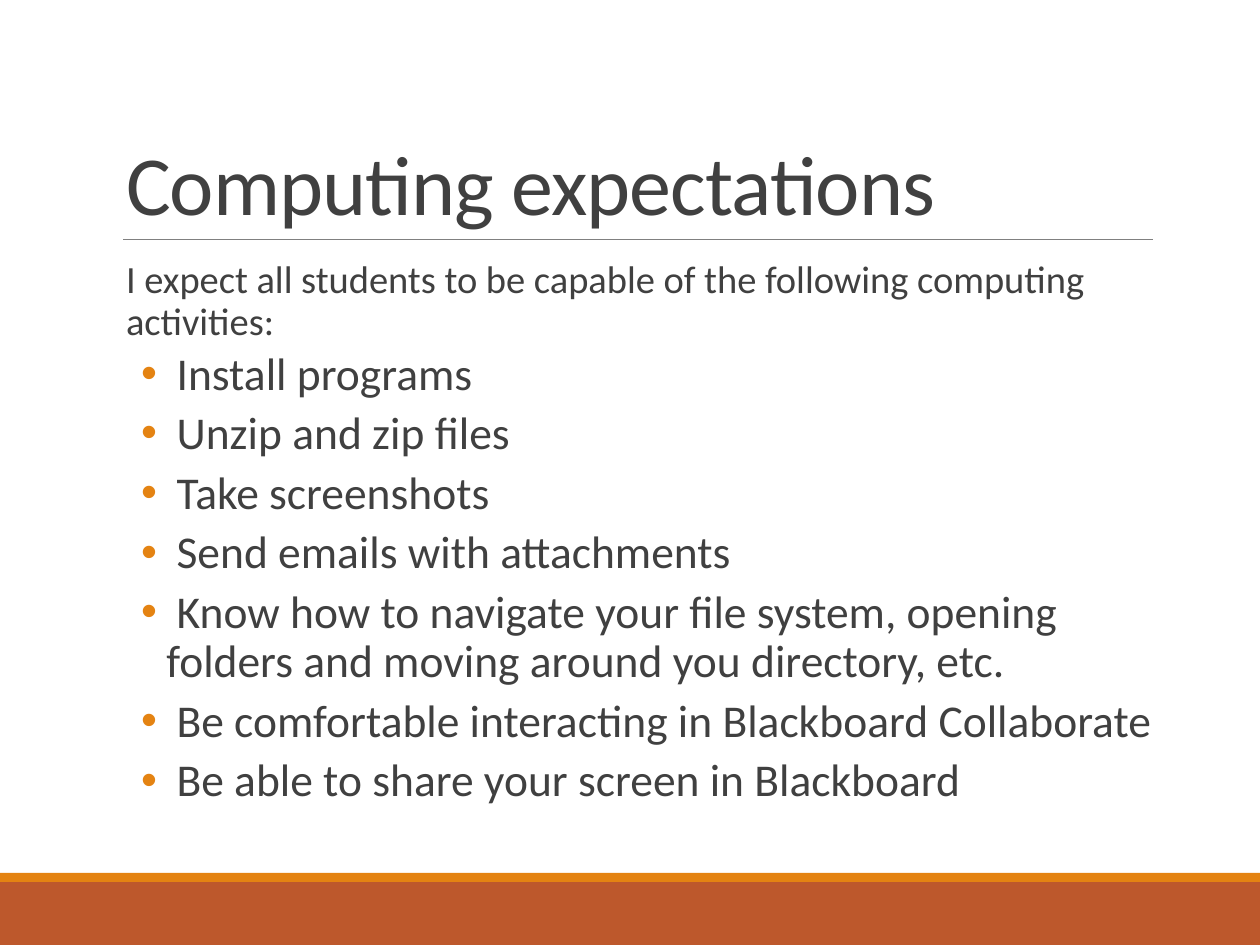
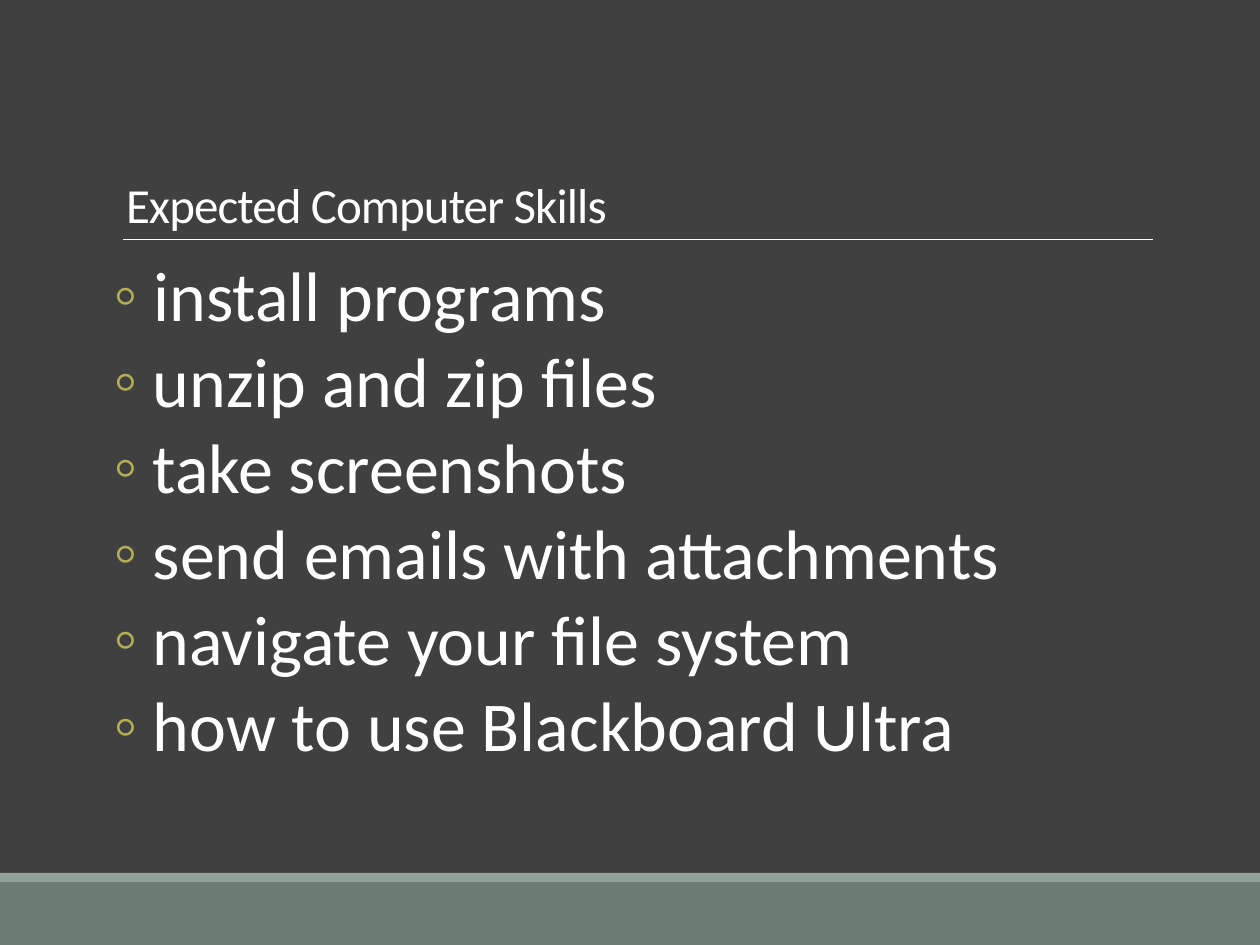
Before and after one commit to elliewix/IS-452-Spring2019, a slide deck: slide 13 of SUMMER2018-Lectures/IS452Fall2017Week01.pptx (slide 11 before the commit). Drawn at 1260x945 pixels with LibreOffice and Linux fonts; fonts in the diff are those of the drawing. Boxes give left, top, right and bottom in pixels: in the first picture for what was removed or moved away, otherwise in the second. Text is boxed around its words. In the diff, an @@ line names an element or a change of style, - is before the commit and + after.

```diff
--- a/SUMMER2018-Lectures/IS452Fall2017Week01.pptx
+++ b/SUMMER2018-Lectures/IS452Fall2017Week01.pptx
@@ background #FFFFFF to #404040 @@
@@ title at (126, 189, 607, 231): text changed; size 48 to 28 pt; text colour #404040 to #FFFFFF @@
-Computing expectations
+Expected Computer Skills
@@ line (123, 239) - (1153, 239): stroke #808080 0.5 pt to #FFFFFF 0.5 pt @@
@@ text at (153, 272, 999, 752): text changed; size 26 to 40 pt; text colour #404040 to #FFFFFF @@
-  I expect all students to be capable of the following computing activities:
-  • Install programs
-  • Unzip and zip files
-  • Take screenshots
-  • Send emails with attachments
-  • Know how to navigate your file system, opening folders and moving around you directory, etc.
-  • Be comfortable interacting in Blackboard Collaborate
-  • Be able to share your screen in Blackboard
+  ◦ install programs
+  ◦ unzip and zip files
+  ◦ take screenshots
+  ◦ send emails with attachments
+  ◦ navigate your file system
+  ◦ how to use Blackboard Ultra
@@ rectangle at (0, 882, 1260, 945): fill #BD582C to #6B7D72 @@
@@ rectangle at (0, 873, 1260, 882): fill #E48312 to #93A299 @@
```
Also in this commit, not shown: 41 other slides changed, 2 slides added, 1 other file.
